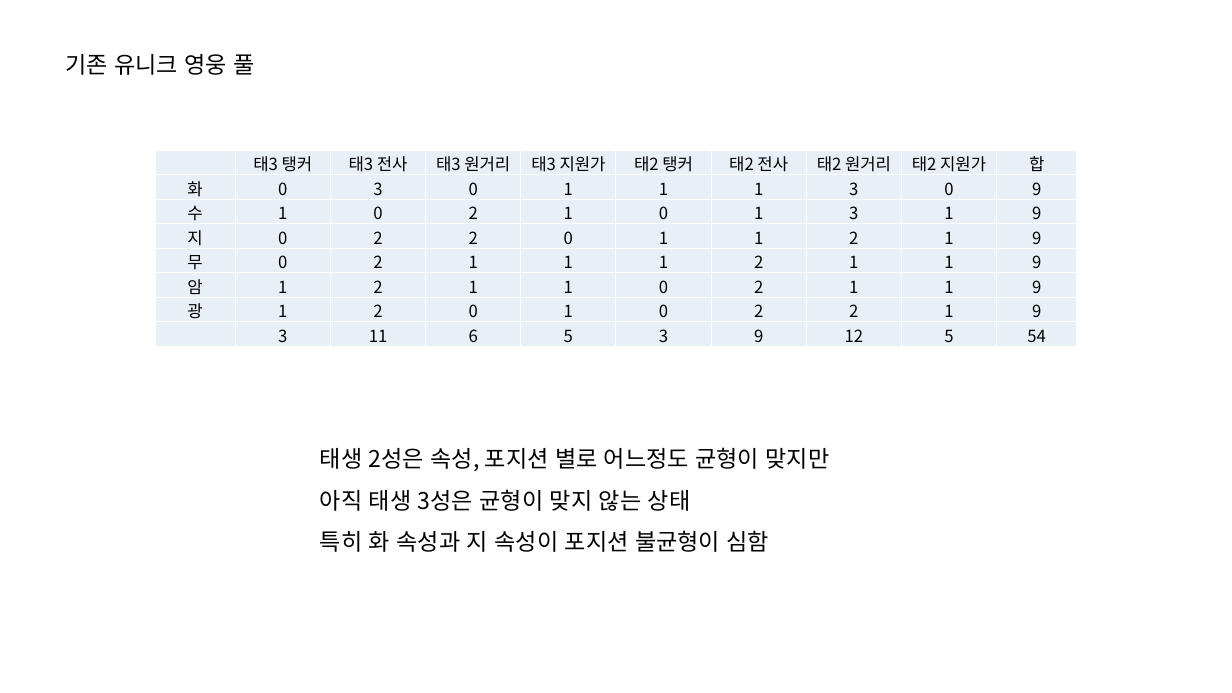
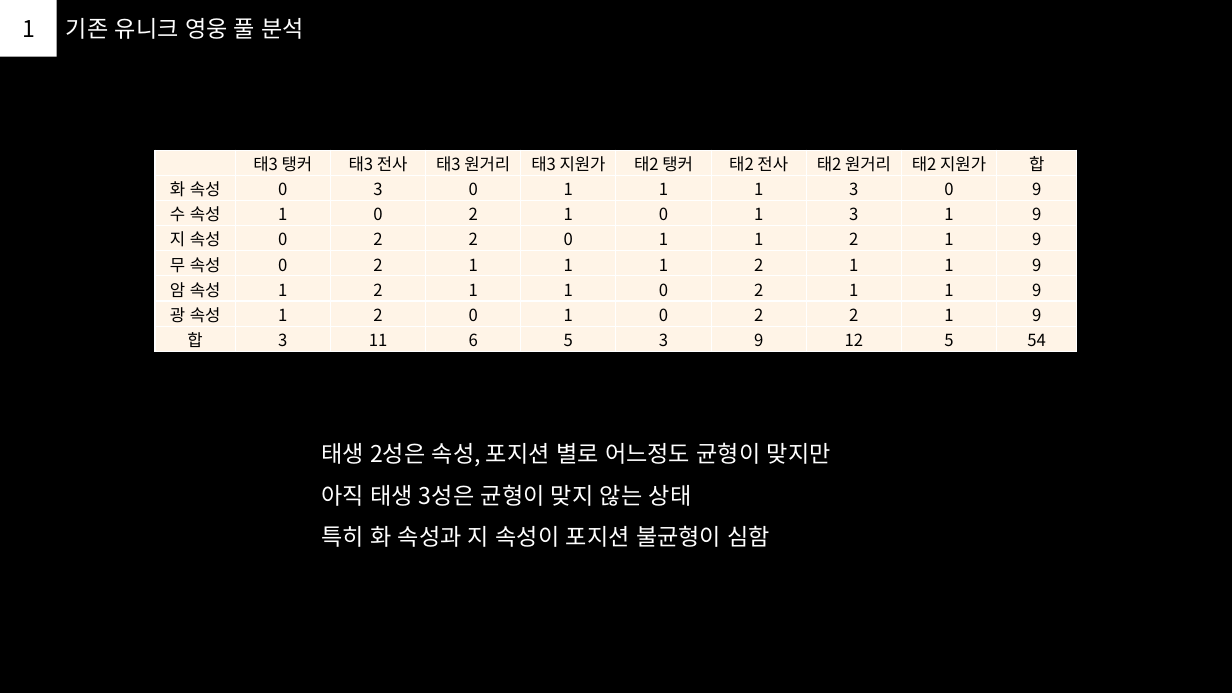
Before and after one commit to PhenomJ/GameDesign, a slide deck: slide 2 of 가디언 테일즈/1. PPT/신규_캐릭터_기획.pptx. Drawn at 1232x693 pixels with LibreOffice and Linux fonts; fonts in the diff are those of the drawing. Boxes give left, top, right and bottom in pixels: in the first picture for what was removed or moved away, otherwise in the second. Text is boxed around its words. In the diff, an @@ line names an element or a change of style, - is before the commit and + after.

```diff
--- a/가디언 테일즈/1. PPT/신규_캐릭터_기획.pptx
+++ b/가디언 테일즈/1. PPT/신규_캐릭터_기획.pptx
@@ background #FFFFFF to #000000 @@
@@ rectangle added at [0, 0, 56, 56], fill #FFFFFF, 18 pt, text #000000 @@
+1
@@ text "기존 유니크 영웅 풀 분석" at [66, 18, 305, 39]: vertical alignment middle to top @@
@@ text at [66, 18, 305, 39]: text changed; text colour #000000 to #FFFFFF @@
-기존 유니크 영웅 풀
+기존 유니크 영웅 풀 분석
@@ table at [155, 151, 1078, 351] @@
-row 2, column 1: 화
+row 2, column 1: 화 속성
-row 3, column 1: 수
+row 3, column 1: 수 속성
-row 4, column 1: 지
+row 4, column 1: 지 속성
-row 5, column 1: 무
+row 5, column 1: 무 속성
-row 6, column 1: 암
+row 6, column 1: 암 속성
-row 7, column 1: 광
+row 7, column 1: 광 속성
-row 8, column 1: 
+row 8, column 1: 합
@@ fill #EAEFF7 to #FFF4E7 in 80 cells @@
@@ text "태생 2성은 속성, 포지션 별로 ..." at [321, 442, 831, 547]: text colour #000000 to #FFFFFF @@
```
Also in this commit, not shown: 10 other slides changed, 1 slide added, 1 slide removed.
